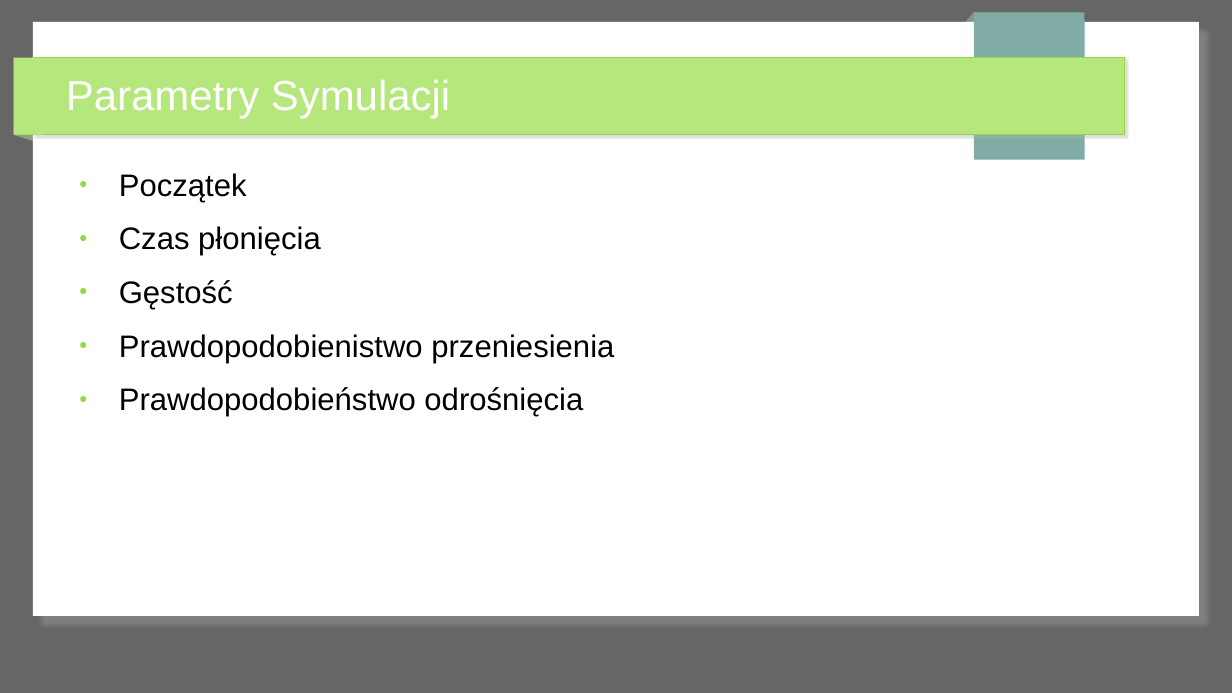
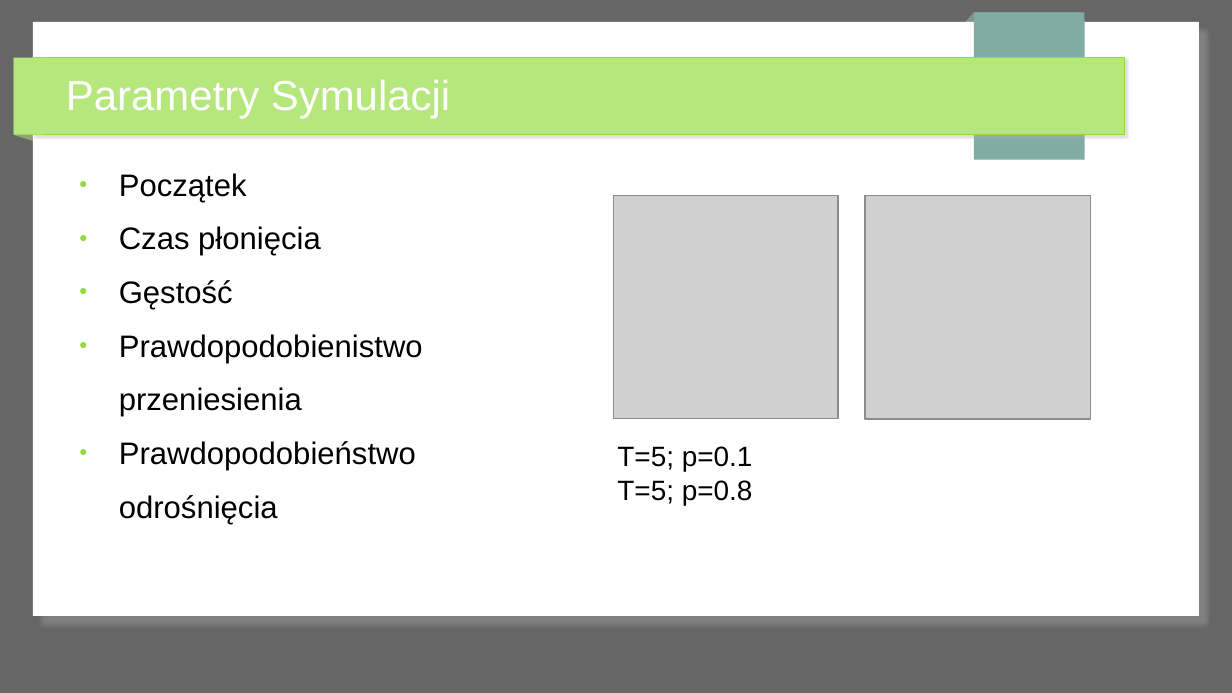
Before and after one commit to Kac-S/symulacja_pozaru_lasu, a slide deck: slide 7 of prezentacja_las.odp. Drawn at 1232x693 pixels with LibreOffice and Linux fonts; fonts in the diff are those of the drawing; grey boxes stand for pictures. Boxes give left, top, right and bottom in pixels: in the first picture for what was removed or moved away, otherwise in the second. Text is boxed around its words. In the diff, an @@ line names an element or a change of style, - is before the commit and + after.

```diff
--- a/prezentacja_las.odp
+++ b/prezentacja_las.odp
@@ picture added at <box>614,196,838,418</box> @@
@@ picture added at <box>865,196,1091,419</box> @@
@@ text at <box>119,334,423,524</box>: text changed @@
-● Prawdopodobienistwo przeniesienia
-● Prawdopodobieństwo odrośnięcia
+● Prawdopodobienistwo
+przeniesienia
+● Prawdopodobieństwo
+odrośnięcia
@@ text added at <box>617,446,753,505</box>, 18 pt, text #000000 @@
+T=5; p=0.1 T=5; p=0.8
```
Also in this commit, not shown: 5 other slides changed, 2 other files.
